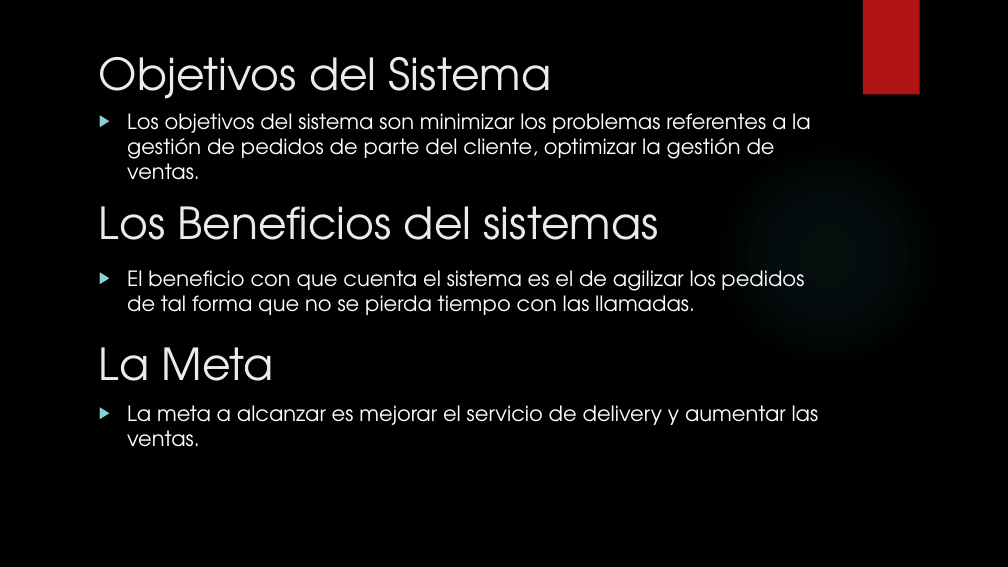
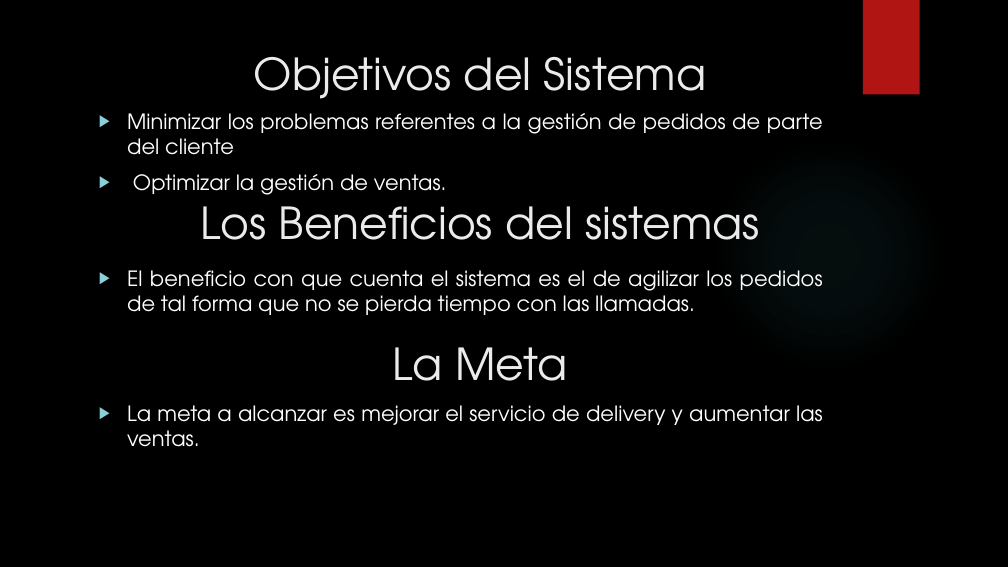
Before and after one commit to francben/proyectoDeliberyApp, a slide deck: slide 5 of Presentacion de Clase.pptx. Drawn at 1008x567 pixels with LibreOffice and Linux fonts; fonts in the diff are those of the drawing; background and template pictures are left out. Boxes give left, top, right and bottom in pixels: in the first picture for what was removed or moved away, otherwise in the second. Text is boxed around its words. In the diff, an @@ line names an element or a change of style, - is before the commit and + after.

Commit message:
Le quite parte del texto.

```diff
--- a/Presentacion de Clase.pptx
+++ b/Presentacion de Clase.pptx
@@ text at [127, 113, 823, 195]: text changed @@
-▶ Los objetivos del sistema son minimizar los problemas referentes a la gestión de pedidos de parte del cliente, optimizar la gestión de ventas.
+▶ Minimizar los problemas referentes a la gestión de pedidos de parte del cliente
+▶ Optimizar la gestión de ventas.
@@ text "El beneficio con que cuenta ..." at [127, 270, 823, 315]: alignment left to justified @@
@@ alignment left to centre in 3 elements at [254, 57, 706, 99], [200, 193, 760, 240], [393, 347, 567, 381] @@
@@ text "La meta a alcanzar es ..." at [127, 405, 823, 447]: alignment left to justified @@
```
Also in this commit, not shown: 10 other slides changed, 3 slides added, 5 slides removed.
